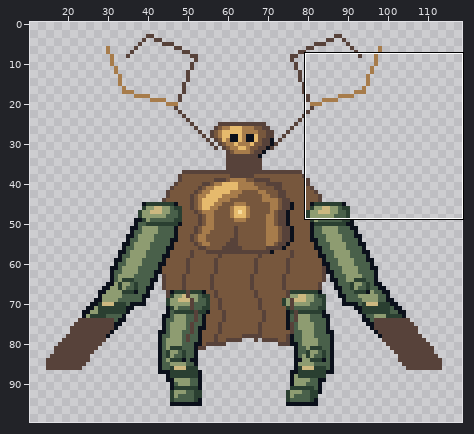
Edited in one commit: pixel-art file (art/enemy-thorns-boss.aseprite). Above: a wide view before the commit, with the close-up outlined.
Close-up. Before:
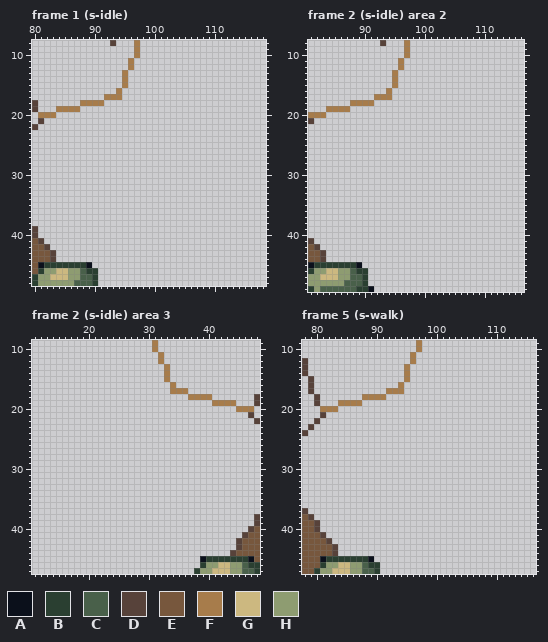
144x112 pixels, 128 frames. Shown: frame 1 (s-idle): x 80..118, y 8..48; frame 2 (s-idle) area 2: x 81..116, y 8..49; frame 2 (s-idle) area 3: x 11..48, y 9..47; frame 5 (s-walk): x 78..116, y 9..47. The wide view leaves out empty margins. The commit also changed other frames or places, which this record leaves out.
Palette (. is transparent): A #0b101b  B #2a3f31  C #49604a  D #57423a  E #77573d  F #a77c4b  G #ccb880  H #8e9c71
Pixels before, frame 1 (s-idle), first column x 80:
 8 .............D...F
 9 .................F
10 .................F
11 ................F.
12 ................F.
13 ...............F..
14 ...............F..
15 ...............F..
16 ..............F...
17 ............FFF...
18 D.......FFFF......
19 D...FFFF..........
20 .FFF..............
21 .D................
22 D.................
23 ..................
24 ..................
25 ..................
26 ..................
27 ..................
28 ..................
29 ..................
30 ..................
31 ..................
32 ..................
33 ..................
34 ..................
35 ..................
36 ..................
37 ..................
38 ..................
39 D.................
40 D.................
41 ED................
42 EED...............
43 EEED..............
44 EEED..............
45 EABBBBBBBA........
46 EBHHGGHHCBB.......
47 BHHGGGHHCCB.......
48 BHHHHHHCCCB.......
Pixels before, frame 2 (s-idle) area 2, first column x 81:
 8 ............D...F
 9 ................F
10 ................F
11 ...............F.
12 ...............F.
13 ..............F..
14 ..............F..
15 ..............F..
16 .............F...
17 ...........FFF...
18 .......FFFF......
19 ...FFFF..........
20 FFF..............
21 D................
22 .................
23 .................
24 .................
25 .................
26 .................
27 .................
28 .................
29 .................
30 .................
31 .................
32 .................
33 .................
34 .................
35 .................
36 .................
37 .................
38 .................
39 .................
40 .................
41 D................
42 ED...............
43 EED..............
44 EED..............
45 ABBBBBBBA........
46 BHHGGHHCBB.......
47 HHGGGHHCCB.......
48 HHHHHHCCCB.......
49 BHCCCCCCBBA......
Pixels before, frame 2 (s-idle) area 3, first column x 31:
 9 F.................
10 F.................
11 .F................
12 .F................
13 ..F...............
14 ..F...............
15 ..F...............
16 ...F..............
17 ...FFF............
18 ......FFFF.......D
19 ..........FFFF...D
20 ..............FFF.
21 ................D.
22 .................D
23 ..................
24 ..................
25 ..................
26 ..................
27 ..................
28 ..................
29 ..................
30 ..................
31 ..................
32 ..................
33 ..................
34 ..................
35 ..................
36 ..................
37 ..................
38 .................D
39 .................D
40 ................DE
41 ...............DEE
42 ..............DEEE
43 ..............DEEE
44 .............DEEEE
45 ........ABBBBBBBAE
46 ........BHHGGHHCBB
47 .......BHHGGGHHCCB
Pixels before, frame 5 (s-walk), first column x 78:
 9 ...................F
10 ...................F
11 ..................F.
12 D.................F.
13 D................F..
14 D................F..
15 .D...............F..
16 .D..............F...
17 .D............FFF...
18 ..D.......FFFF......
19 ..D...FFFF..........
20 ...FFF..............
21 ...D................
22 ..D.................
23 .D..................
24 D...................
25 ....................
26 ....................
27 ....................
28 ....................
29 ....................
30 ....................
31 ....................
32 ....................
33 ....................
34 ....................
35 ....................
36 ....................
37 D...................
38 ED..................
39 EED.................
40 EED.................
41 EEED................
42 EEEED...............
43 EEEEED..............
44 EEEEED..............
45 EEEABBBBBBBA........
46 EEEBHHGGHHCBB.......
47 EEBHHGGGHHCCB.......
After the commit:
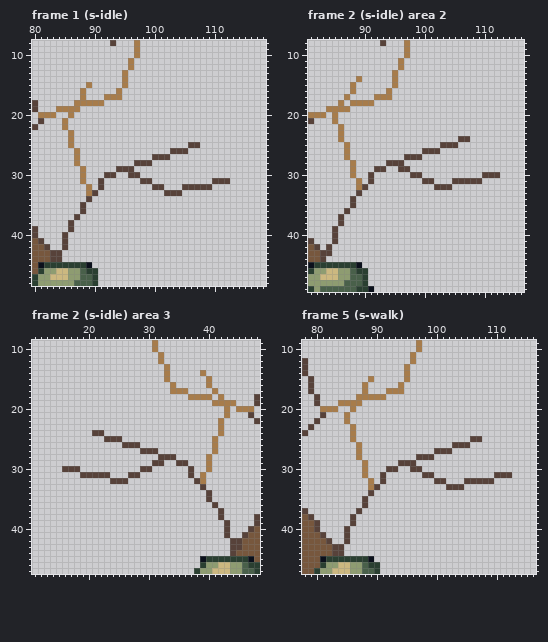
Diff:
Frame 1 (s-idle), layer "ink":
y 15: x 89 . -> F
y 16..17: x 88 . -> F
y 18: x 87 . -> F
y 20: x 86 . -> F
y 21..22: x 85 . -> F
y 23..24: x 86 . -> F
y 25: x 86 . -> F; x 106..107 .. -> DD
y 26: x 87 . -> F; x 103..105 ... -> DDD
y 27: x 87 . -> F; x 100..102 ... -> DDD
y 28: x 87 . -> F; x 97..99 ... -> DDD
y 29: x 88 . -> F; x 94..96 ... -> DDD
y 30: x 88 . -> F; x 92..93 .. -> DD; x 96..97 .. -> DD
y 31: x 88 . -> F; x 91 . -> D; x 98..99 .. -> DD; x 110..112 ... -> DDD
y 32: x 89 . -> F; x 91 . -> D; x 100..101 .. -> DD; x 105..109 ..... -> DDDDD
y 33: x 89..90 .. -> FD; x 102..104 ... -> DDD
y 34: x 89 . -> D
y 35..36: x 88 . -> D
y 37: x 87 . -> D
y 38..39: x 86 . -> D
y 40..42: x 85 . -> D
y 43..44: x 84 . -> D
Frame 2 (s-idle) area 2, layer "ink":
y 14: x 89 . -> F
y 15..16: x 88 . -> F
y 17: x 87 . -> F
y 18: x 86 . -> F
y 20..21: x 85 . -> F
y 22..23: x 86 . -> F
y 24: x 86 . -> F; x 106..107 .. -> DD
y 25: x 87 . -> F; x 103..105 ... -> DDD
y 26: x 87 . -> F; x 100..102 ... -> DDD
y 27: x 87 . -> F; x 97..99 ... -> DDD
y 28: x 88 . -> F; x 94..96 ... -> DDD
y 29: x 88 . -> F; x 92..93 .. -> DD; x 96..97 .. -> DD
y 30: x 88 . -> F; x 91 . -> D; x 98..99 .. -> DD; x 110..112 ... -> DDD
y 31: x 89 . -> F; x 91 . -> D; x 100..101 .. -> DD; x 105..109 ..... -> DDDDD
y 32: x 89..90 .. -> FD; x 102..104 ... -> DDD
y 33: x 89 . -> D
y 34..35: x 88 . -> D
y 36: x 87 . -> D
y 37..38: x 86 . -> D
y 39..41: x 85 . -> D
y 42..43: x 84 . -> D
Frame 2 (s-idle) area 3, layer "ink":
y 14: x 39 . -> F
y 15..16: x 40 . -> F
y 17: x 41 . -> F
y 18: x 42 . -> F
y 20..21: x 43 . -> F
y 22..23: x 42 . -> F
y 24: x 21..22 .. -> DD; x 42 . -> F
y 25: x 23..25 ... -> DDD; x 41 . -> F
y 26: x 26..28 ... -> DDD; x 41 . -> F
y 27: x 29..31 ... -> DDD; x 41 . -> F
y 28: x 32..34 ... -> DDD; x 40 . -> F
y 29: x 31..32 .. -> DD; x 35..36 .. -> DD; x 40 . -> F
y 30: x 16..18 ... -> DDD; x 29..30 .. -> DD; x 37 . -> D; x 40 . -> F
y 31: x 19..23 ..... -> DDDDD; x 27..28 .. -> DD; x 37 . -> D; x 39 . -> F
y 32: x 24..26 ... -> DDD; x 38..39 .. -> DF
y 33: x 39 . -> D
y 34..35: x 40 . -> D
y 36: x 41 . -> D
y 37..38: x 42 . -> D
y 39..41: x 43 . -> D
y 42..43: x 44 . -> D
Frame 5 (s-walk), layer "ink": the same change as frame 1 (s-idle)
